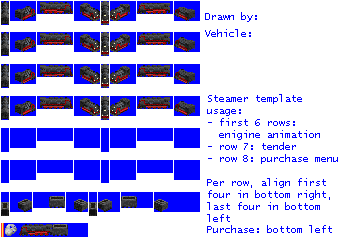
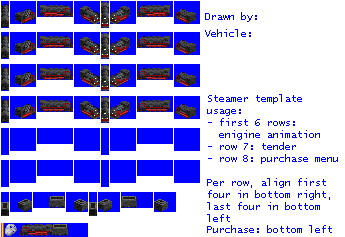
Layered file, before and after one edit (w=345, h=237). Changes by layer:
removed layer "fixed" over [4, 1, 109, 187]
painted on "original" over [1, 1, 196, 123]
painted on "empty.png" over [1, 14, 200, 212]
